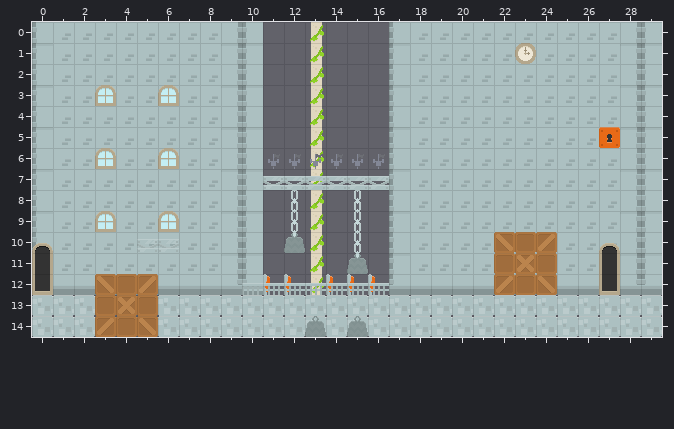
Tiled map, stored at Juego PlataformaOriginal/Assets/SuperTiled2Unity/mapas/mapas e3/mapa 3.tmx. That is the earlier state.
Cells are 21x21 px. Shown: x 0..29, y 0..14.
Once edited:
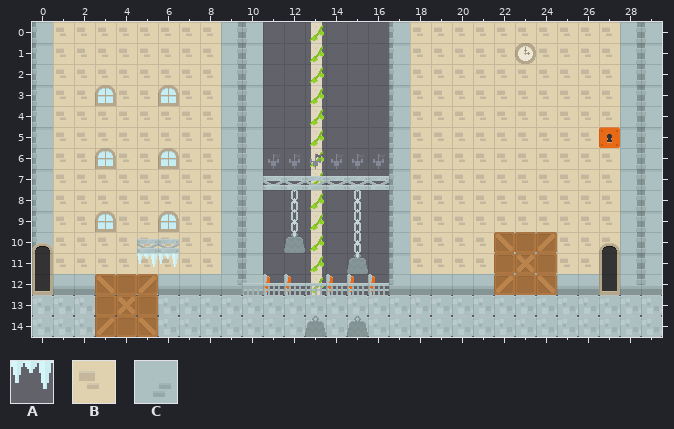
Key: from "sprites": A 571, B 699, C 849.
_ is an empty cell, . an unchanged one.
Change:
--- layer "Capa de patrones 1"
@@ x 1..27 @@
- 0 CCCCCCCC.........CCCCCCCCCC
- 1 CCCCCCCC.........CCCCCCCCCC
- 2 CCCCCCCC.........CCCCCCCCCC
- 3 CCCCCCCC.........CCCCCCCCCC
- 4 CCCCCCCC.........CCCCCCCCCC
- 5 CCCCCCCC.........CCCCCCCCC.
- 6 CCCCCCCC.........CCCCCCCCCC
- 7 CCCCCCCC.........CCCCCCCCCC
- 8 CCCCCCCC.........CCCCCCCCCC
- 9 CCCCCCCC.........CCCCCCCCCC
-10 CCCCCCCC.........CCCC...CCC
-11 CCCCCCCC.........CCCC...CC.
+ 0 BBBBBBBB.........BBBBBBBBBB
+ 1 BBBBBBBB.........BBBBBBBBBB
+ 2 BBBBBBBB.........BBBBBBBBBB
+ 3 BBBBBBBB.........BBBBBBBBBB
+ 4 BBBBBBBB.........BBBBBBBBBB
+ 5 BBBBBBBB.........BBBBBBBBB.
+ 6 BBBBBBBB.........BBBBBBBBBB
+ 7 BBBBBBBB.........BBBBBBBBBB
+ 8 BBBBBBBB.........BBBBBBBBBB
+ 9 BBBBBBBB.........BBBBBBBBBB
+10 BBBBBBBB.........BBBB...BBB
+11 BBBBBBBB.........BBBB...BB.
--- layer "Capa de patrones 6"
@@ x 5..6 @@
-11 __
+11 AA
